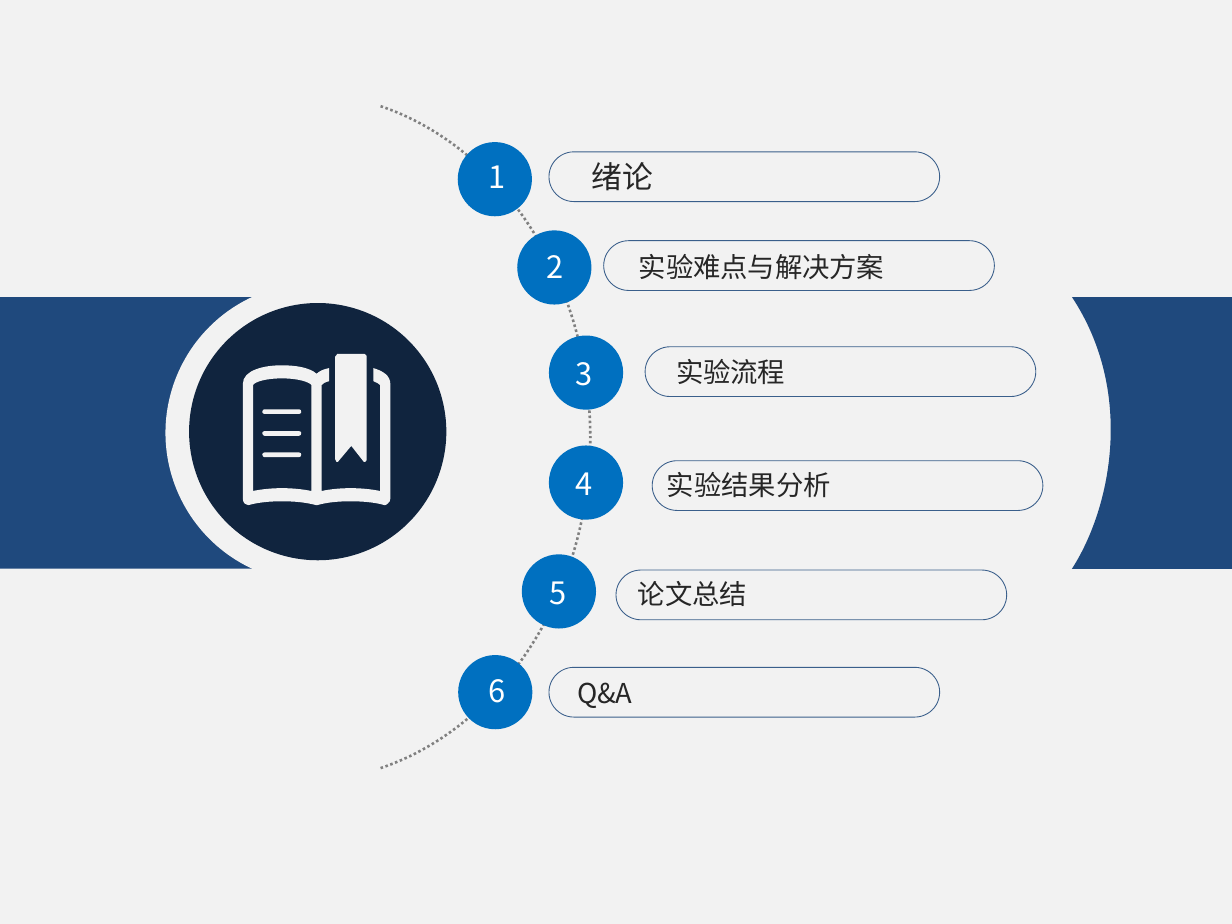
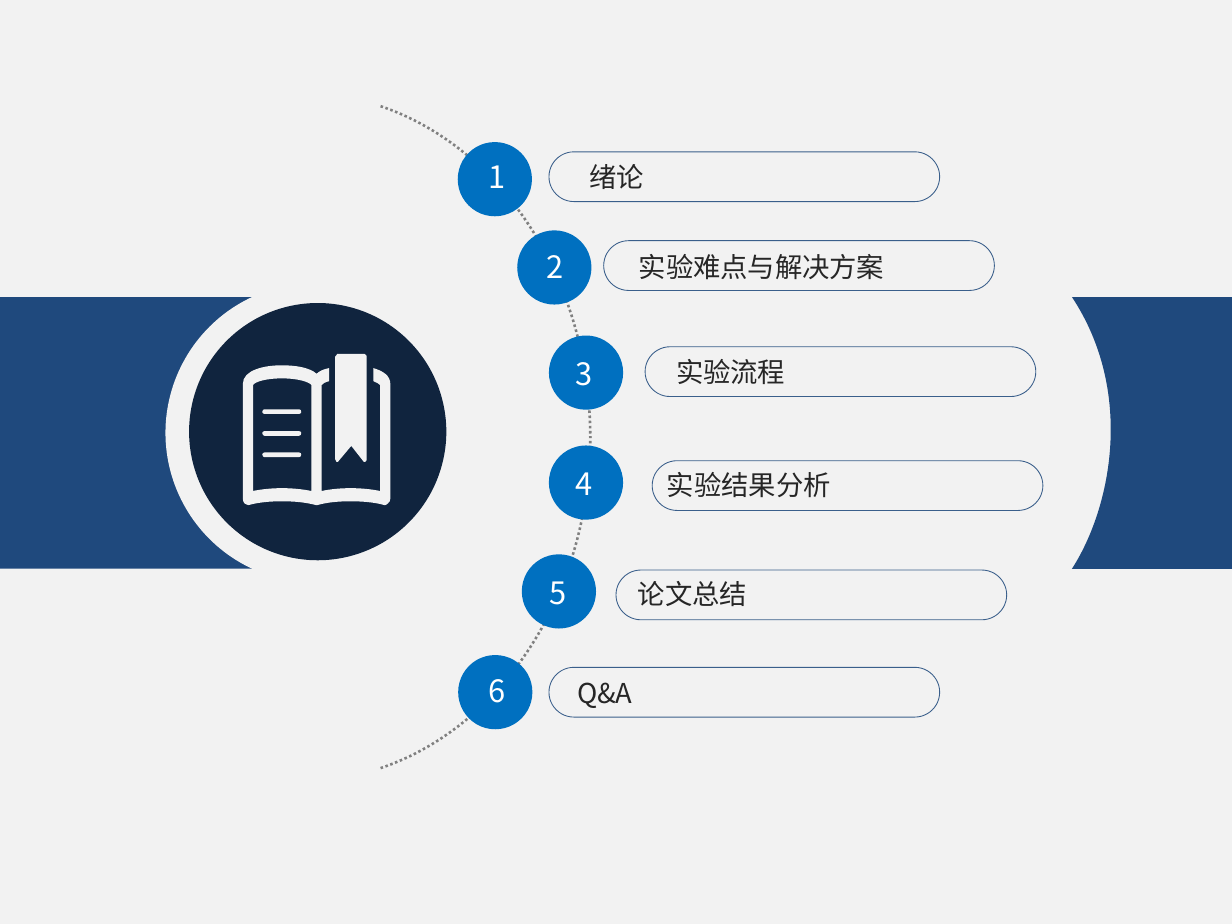
Before and after one commit to KrisCheng/GraduationDesign, a slide deck: slide 2 of FinalPaper/毕业答辩.pptx. Drawn at 1232x924 pixels with LibreOffice and Linux fonts; fonts in the diff are those of the drawing. Boxes give left, top, right and bottom in pixels: in the first picture for what was removed or moved away, otherwise in the second. Text is boxed around its words. In the diff, an @@ line names an element or a change of style, - is before the commit and + after.

```diff
--- a/FinalPaper/毕业答辩.pptx
+++ b/FinalPaper/毕业答辩.pptx
@@ text "绪论" at [590,164,645,189]: size 18 to 16 pt @@
```
Also in this commit, not shown: 4 other slides changed, 1 slide added, 1 other file.
